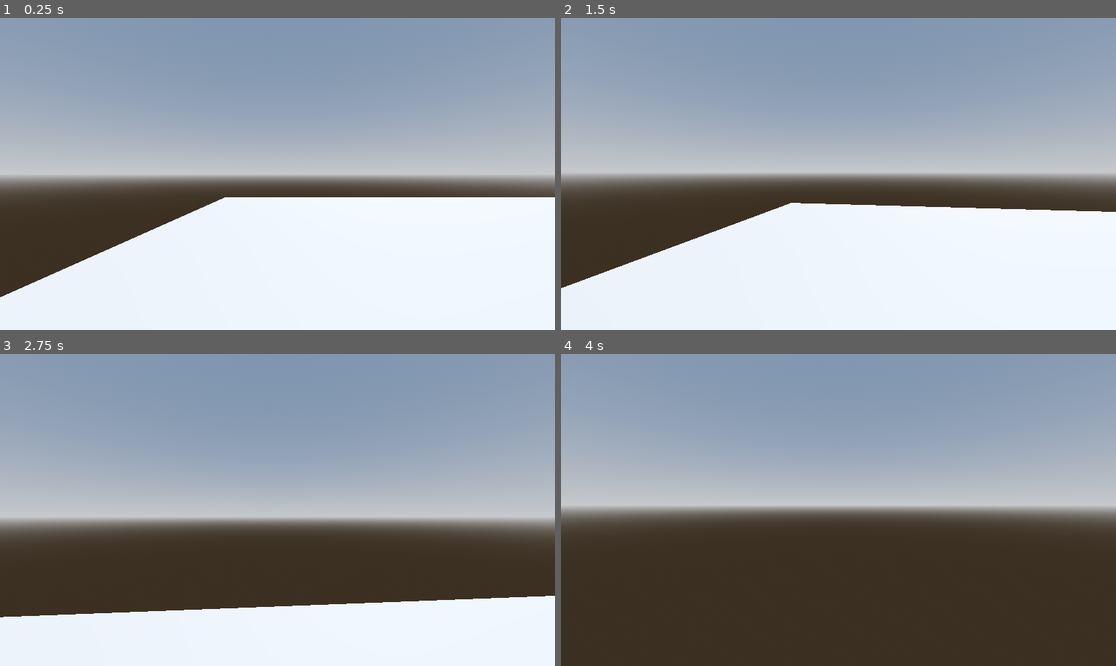
Above: before the commit, frames 1-4 (two rows, left to right).
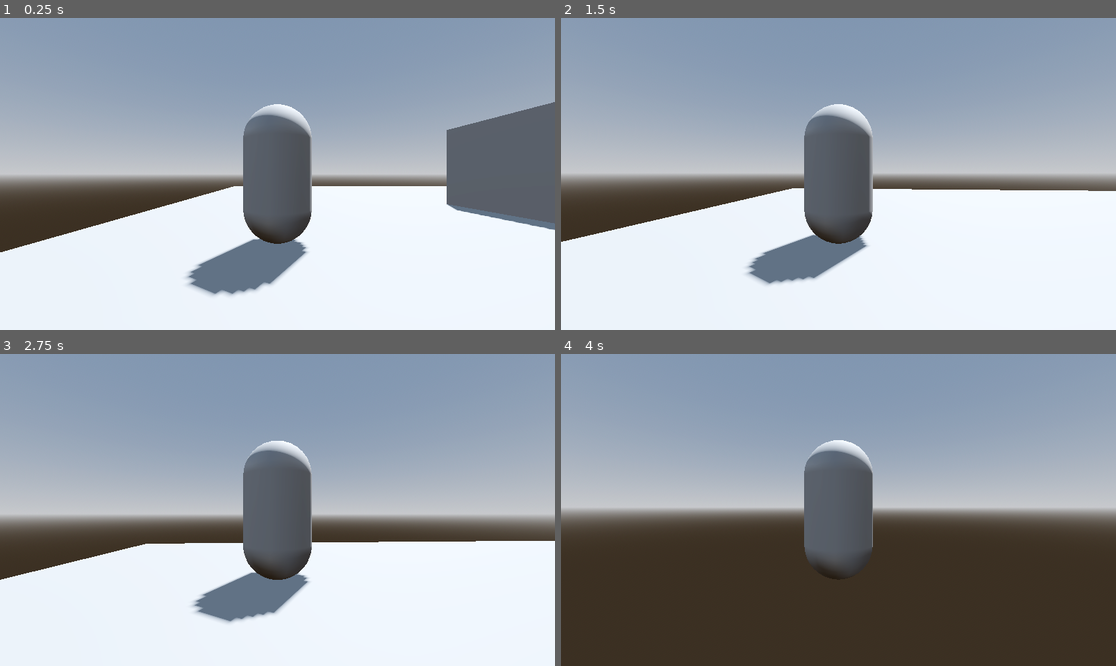
Above: after the commit, the same moments.

Repository: CrispyMD/Escape-The-Establishment
Game: Godot game, scene res://scenes/main_level.tscn
The game is run twice, just before and just after one commit, with the same random seed, the same clock (stepped at 60 frames per second) and the same inputs.
Inputs (mouse positions are in pixels of both pictures, inside the frame that each line leads up to):
- Up to frame 1 (0.25 s): no input
- Up to frame 2 (1.5 s): tap Enter (ui_accept) at 0.5, 0.77 s; move the mouse to (866, 174) at 0.52 s; hold W (forward) from 0.53 s (still down); move the mouse to (810, 174) at 1.27 s
- Up to frame 3 (2.75 s): keep holding W (forward); tap Enter (ui_accept) at 1.52 s; move the mouse to (288, 503) at 2.02 s
- Up to frame 4 (4 s): keep holding W (forward); move the mouse to (832, 516) at 2.77 s; tap Enter (ui_accept) at 3.02, 3.77 s; move the mouse to (877, 513) at 3.52 s

The runs differ from the first frame. In frame 1, 18% of the frame differs, in the area x 0-100%, y 26-90%; in frame 2, 14%; in frame 3, 25%, in the area x 0-100%, y 27-87%; in frame 4, 5.2%.

Commit message:
Changed to third person camera and movement

Diff:
--- a/Escape The Establishment/scenes/character.tscn
+++ b/Escape The Establishment/scenes/character.tscn
@@ -6,6 +6,8 @@
 
 [sub_resource type="ConvexPolygonShape3D" id="ConvexPolygonShape3D_8q6nx"]
 points = PackedVector3Array(-0.125207, -0.532801, -0.480507, 0.0227831, 0.47607, 0.498884, 0.169713, 0.559144, 0.464172 …(924 unchanged characters)…
+
+[sub_resource type="SeparationRayShape3D" id="SeparationRayShape3D_bjyfv"]
 
 [node name="Character" type="CharacterBody3D"]
 script = ExtResource("1_vew7i")
@@ -18,5 +20,10 @@
 
 [node name="Head" type="Node3D" parent="."]
 
-[node name="Camera3D" type="Camera3D" parent="Head"]
-transform = Transform3D(1, 0, 0, 0, 1, 0, 0, 0, 1, 0, 0.59391, 0)
+[node name="SpringArm3D" type="SpringArm3D" parent="."]
+shape = SubResource("SeparationRayShape3D_bjyfv")
+spring_length = 3.0
+margin = 0.5
+
+[node name="Camera3D" type="Camera3D" parent="SpringArm3D"]
+transform = Transform3D(1, 0, 0, 0, 1, 0, 0, 0, 1, 0, 0.59391, 4.81613)
--- a/Escape The Establishment/scenes/character_script.gd
+++ b/Escape The Establishment/scenes/character_script.gd
@@ -3,9 +3,13 @@
 const gravity = 9.8
 const SPEED = 5.0
 const JUMP_VELOCITY = 4.5
-const SENSITIVITY = 0.003
+const SENSITIVITY = 0.1
 @onready var head = $Head
-@onready var camera = $Head/Camera3D
+#FIRST PERSON
+#@onready var camera = $Head/Camera3D
+@onready var spring = $SpringArm3D
+@onready var camera = $SpringArm3D/Camera3D
+
 
 
 func _ready():
@@ -18,9 +22,14 @@
 	if event.is_action_pressed("ui_cancel"):
 		get_tree().quit()
 	elif event is InputEventMouseMotion:
-		head.rotate_y(-event.relative.x * SENSITIVITY)
-		camera.rotate_x(-event.relative.y * SENSITIVITY)
-		camera.rotation.x = clamp(camera.rotation.x, -PI / 2, PI / 2)
+		self.rotate_y(deg_to_rad(-event.relative.x * SENSITIVITY))
+		spring.rotate_x(deg_to_rad(-event.relative.y * SENSITIVITY))
+		spring.rotation.x = clamp(spring.rotation.x, deg_to_rad(-90), deg_to_rad(30))
+	#FIRST PERSON
+	#elif event is InputEventMouseMotion:
+		#head.rotate_y(-event.relative.x * SENSITIVITY)
+		#camera.rotate_x(-event.relative.y * SENSITIVITY)
+		#camera.rotation.x = clamp(camera.rotation.x, -PI / 2, PI / 2)
 
 
 
@@ -31,14 +40,13 @@
 		velocity.y = JUMP_VELOCITY
 
 	var input_dir = Input.get_vector("left", "right", "forward", "backward")
-	var direction = (head.transform.basis * Vector3(input_dir.x, 0, input_dir.y)).normalized()
+	var direction = (transform.basis * Vector3(input_dir.x, 0, input_dir.y)).normalized()
+	#var direction = (head.transform.basis * Vector3(input_dir.x, 0, input_dir.y)).normalized()
 	if direction:
 		velocity.x = direction.x * SPEED
-		velocity.x = clamp(velocity.x, -SPEED, SPEED)
 		velocity.z = direction.z * SPEED
-		velocity.z = clamp(velocity.z, -SPEED, SPEED)
 	else:
-		velocity.x = move_toward(velocity.x, 0, 1)
-		velocity.z = move_toward(velocity.z, 0, 1)
+		velocity.x = move_toward(velocity.x, 0, SPEED)
+		velocity.z = move_toward(velocity.z, 0, SPEED)
 
 	move_and_slide()
--- a/Escape The Establishment/scenes/main_level.tscn
+++ b/Escape The Establishment/scenes/main_level.tscn
@@ -40,3 +40,12 @@
 
 [node name="Character" parent="." instance=ExtResource("1_tjt32")]
 transform = Transform3D(1, 0, 0, 0, 1, 0, 0, 0, 1, -8.95363, 1.45925, 0)
+
+[node name="Box" type="MeshInstance3D" parent="."]
+transform = Transform3D(6.24832, 0, 0, 0, 2.9481, 0, 0, 0, 8.02386, 0, 1.17124, 0)
+mesh = SubResource("BoxMesh_t0s5s")
+
+[node name="StaticBody3D" type="StaticBody3D" parent="Box"]
+
+[node name="CollisionShape3D" type="CollisionShape3D" parent="Box/StaticBody3D"]
+shape = SubResource("ConcavePolygonShape3D_s1t4v")
Not shown: 1 places in Escape The Establishment/scenes/character.tscn that only renumber resources
